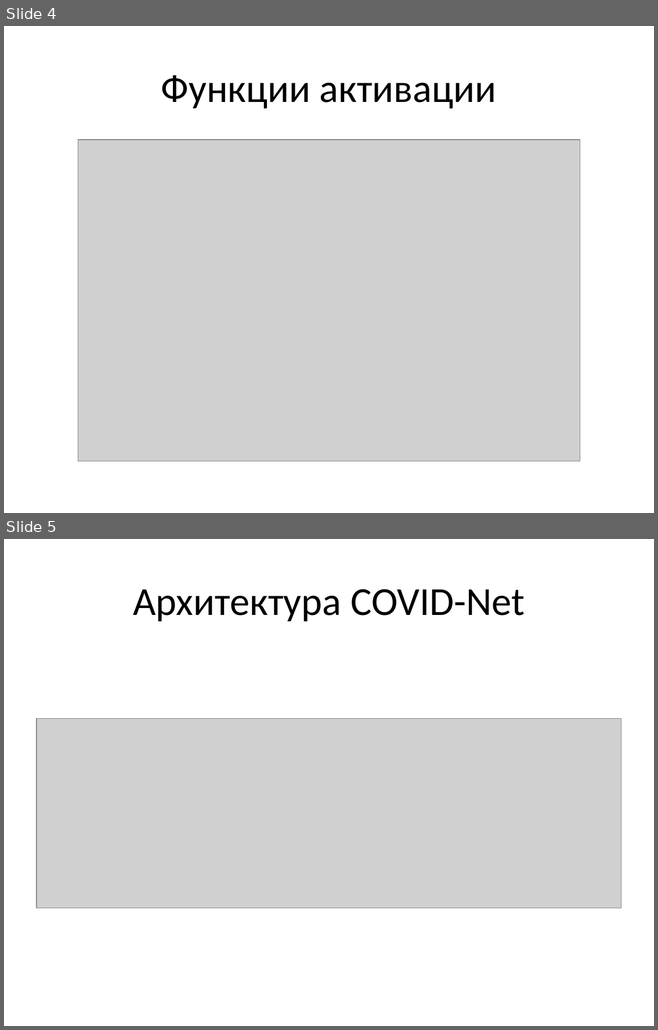
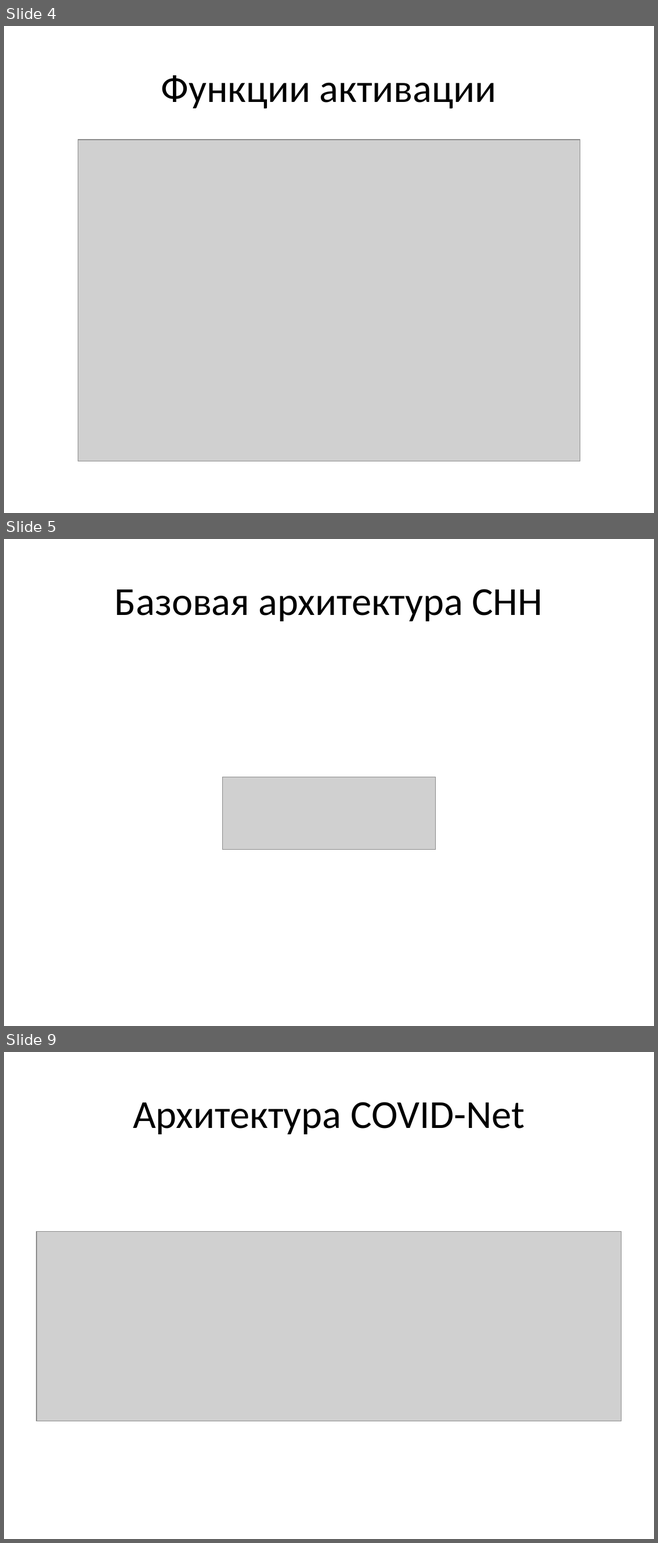
Before and after one commit to koshkit/VKR, a slide deck: slides.pptx. Shown one above the other, each under a label of ours: slides 4 and 5 before the commit, slides 4, 5 and 9 after it; the slides between them are not shown. The pictures are 658x1030 and 658x1543 pixels, drawn with LibreOffice and Linux fonts; fonts in the diff are those of the drawing; grey boxes stand for pictures. Boxes give left, top, right and bottom in pixels: in the first picture for what was removed or moved away, otherwise in the second. Text is boxed around its words. In the diff, an @@ line names an element or a change of style, - is before the commit and + after.

```diff
--- a/slides.pptx
+++ b/slides.pptx
@@ slide 5 added at [4,539,654,1026], background #FFFFFF @@
@@ title added at [115,589,543,621], 44 pt, text #000000 @@
+Базовая архитектура СНН
@@ picture added at [222,777,436,850] @@
@@ what was slide 5 is now slide 9 @@
```
Also in this commit, not shown: 3 other slides added, 4 other files.
